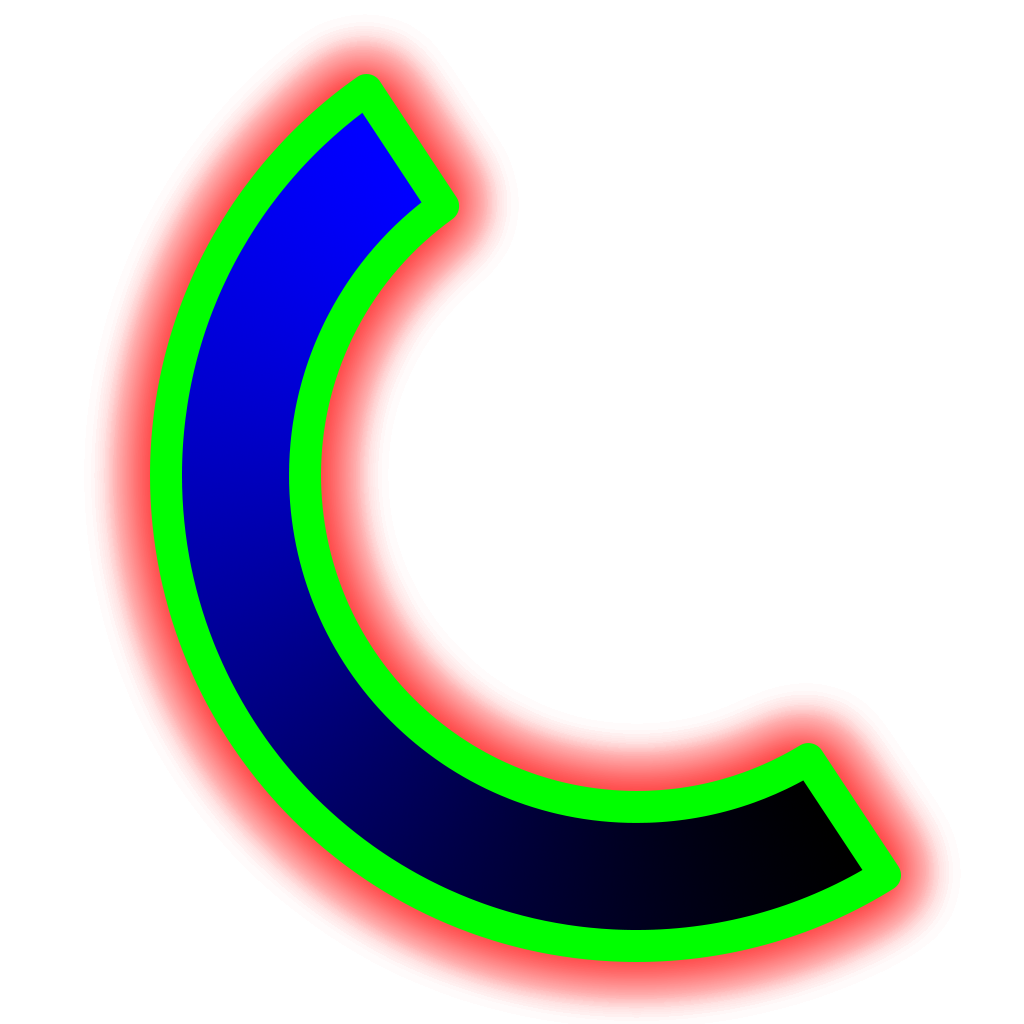
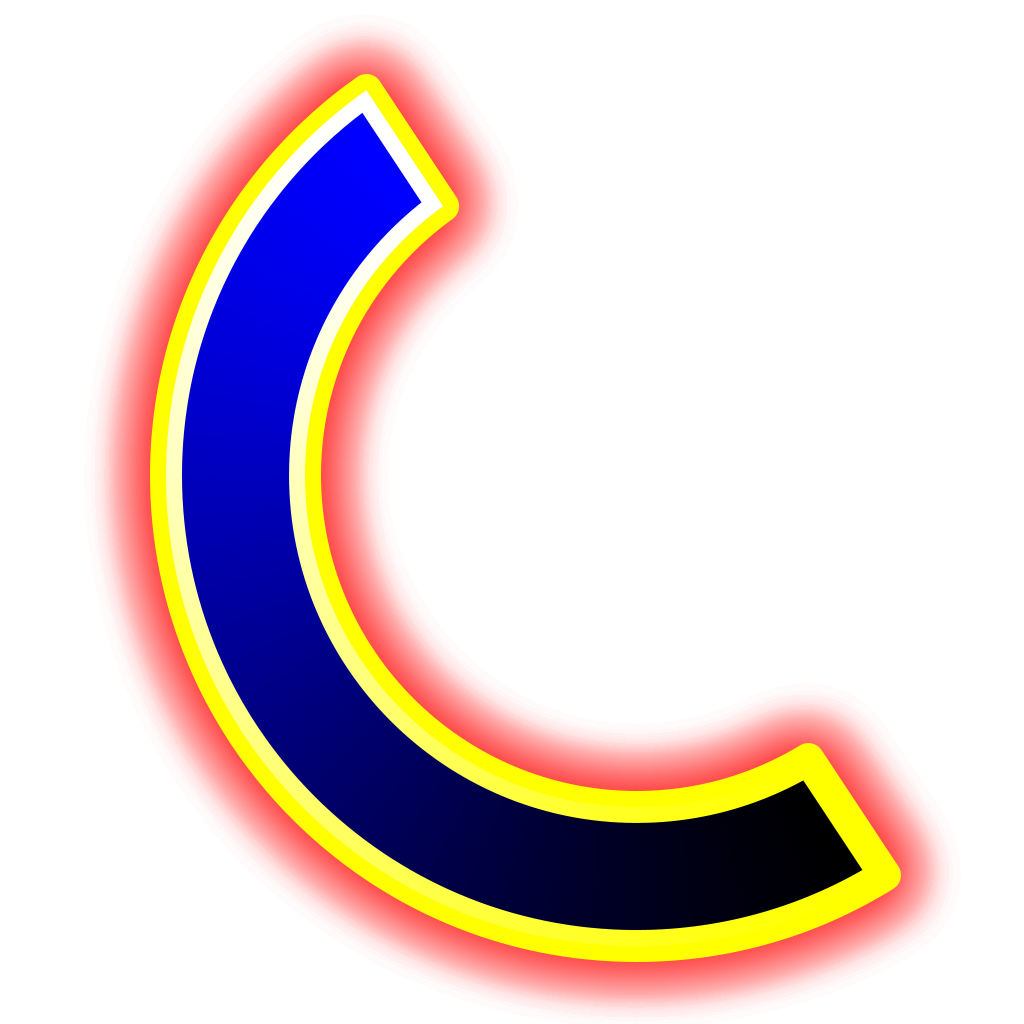
Layered file, before and after one edit (1024px x 1024px). Changes by layer:
renamed "Rectangle 2 copy" to "Border", blend normal → addition, painted on it over [150, 74, 901, 962]
painted on "Rectangle 3" over [150, 74, 901, 962]
